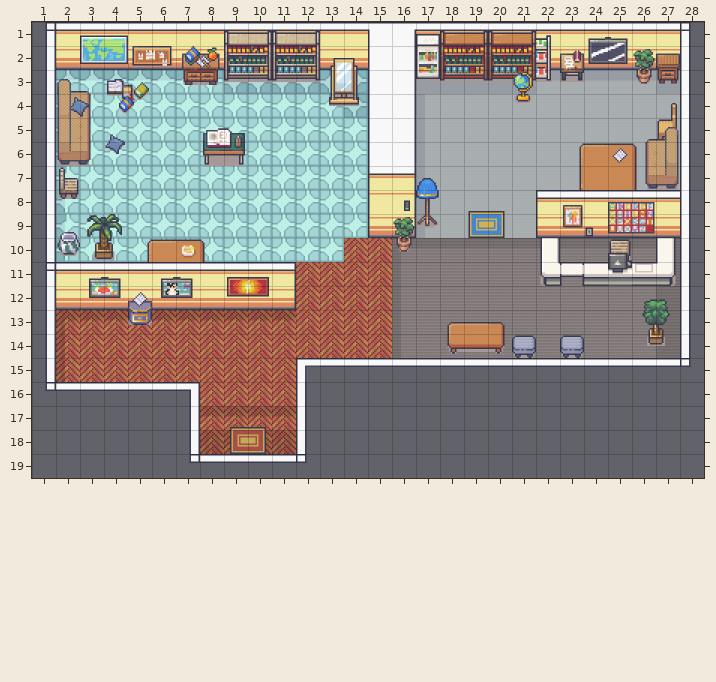
Tiled map (JSON) -- assets/TiledMap/interactive-resume.tmj. Above, as it was before the edit.
Cells are 32x32 px. Shown: x 1..28, y 1..19.
The result:
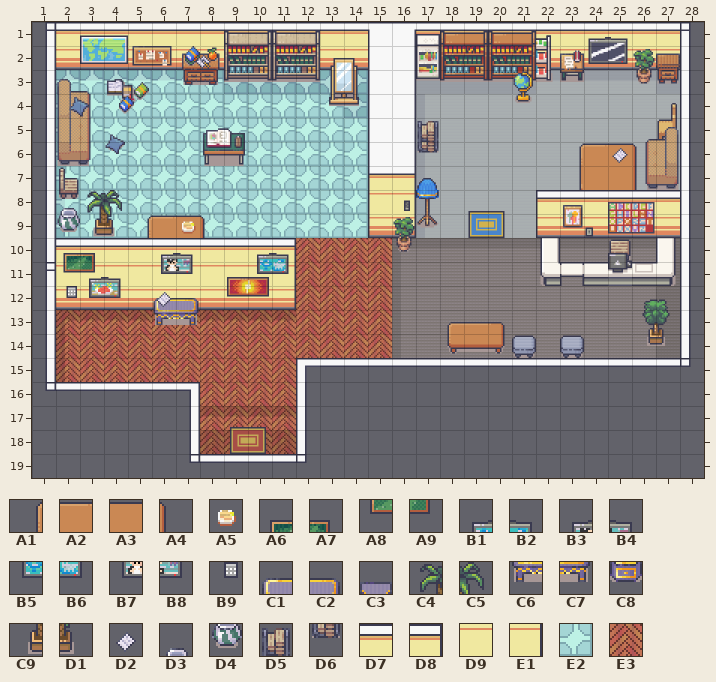
Key: from "Interiors_free_32x32": A1 160, A2 161, A3 162, A4 163, A5 203, A6 346, A7 347, A8 362, A9 363, B1 384, B2 385, B3 386, B4 387, B5 400, B6 401, B7 402, B8 403, B9 441, C1 706, C2 707, C3 708, C4 717, C5 718, C6 722, C7 723, C8 724, C9 733, D1 734, D2 832, D3 1089, D4 1105, D5 1389, D6 1405; from "Room_Builder_free_32x32": D7 120, D8 121, D9 124, E1 125, E2 182, E3 250.
__ is an empty cell, .. an unchanged one.
Changes in this commit:
--- layer "Background"
@@ x 12..13 @@
-10 E2 E2
+10 E3 E3
--- layer "Tiles"
@@ x 2..11 @@
-10 __ __ __ __ __ __ __ __ __ __
-11 D7 D7 D7 D7 D7 D7 D7 D7 D7 D8
+10 D7 D7 D7 D7 D7 D7 D7 D7 D7 D8
+11 D9 D9 D9 D9 D9 D9 D9 D9 D9 E1
--- layer "Collidables"
@@ x 17..17 @@
- 6 __
+ 6 D6
@@ x 2..8 @@
- 9 D3 C4 C5 __ __ __ __
-10 D4 C9 D1 A1 A2 A3 A4
-11 .. .. .. .. B3 B4 ..
-12 __ .. .. C3 B7 B8 ..
-13 .. .. .. C8 __ __ ..
+ 9 D4 C9 D1 A1 A2 A3 A4
+10 __ __ __ __ B3 B4 __
+11 .. .. .. .. __ __ ..
+12 B9 .. .. __ C1 C2 ..
+13 .. .. .. __ C6 C7 ..
--- layer "OverlayTiles"
@@ x 17..17 @@
- 5 __
+ 5 D5
@@ x 2..11 @@
- 8 __ __ __ .. .. .. .. .. .. ..
- 9 D3 C4 C5 .. .. __ .. .. .. ..
-10 __ __ .. .. .. A5 .. .. __ __
-11 __ __ .. .. __ __ .. .. __ __
-12 .. .. .. D2 __ .. .. .. .. ..
+ 8 D3 C4 C5 .. .. .. .. .. .. ..
+ 9 __ __ __ .. .. A5 .. .. .. ..
+10 A6 A7 .. .. .. __ .. .. B1 B2
+11 A8 A9 .. .. B7 B8 .. .. B5 B6
+12 .. .. .. __ D2 .. .. .. .. ..
